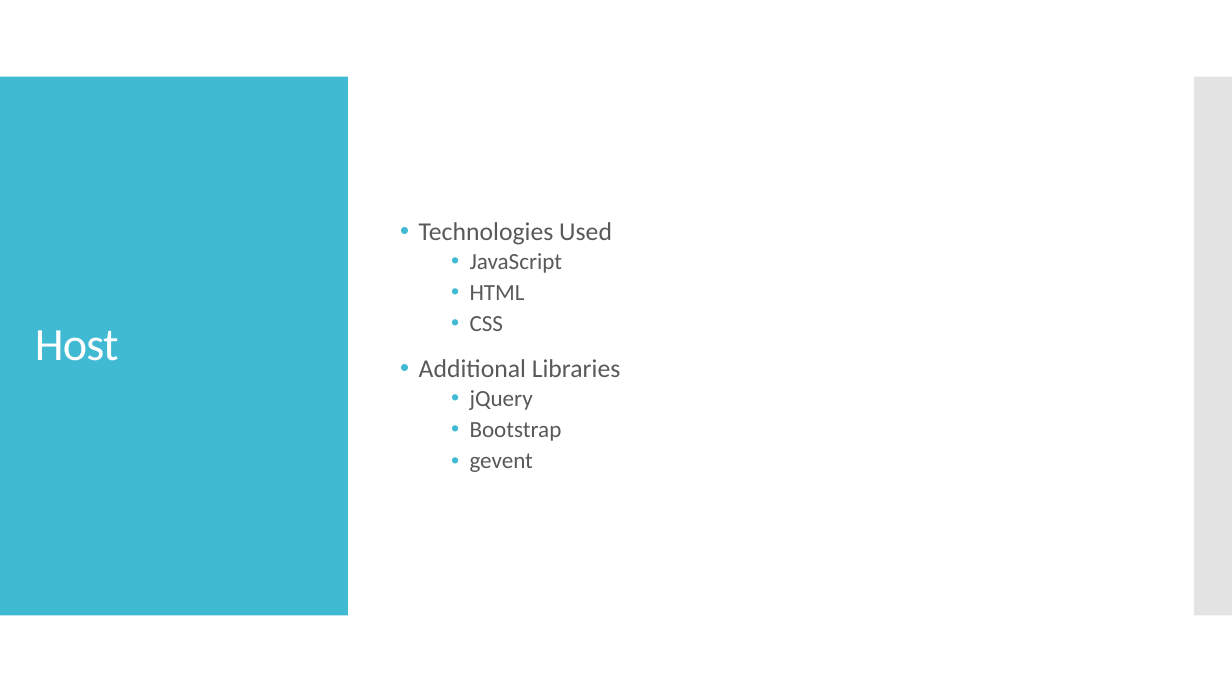
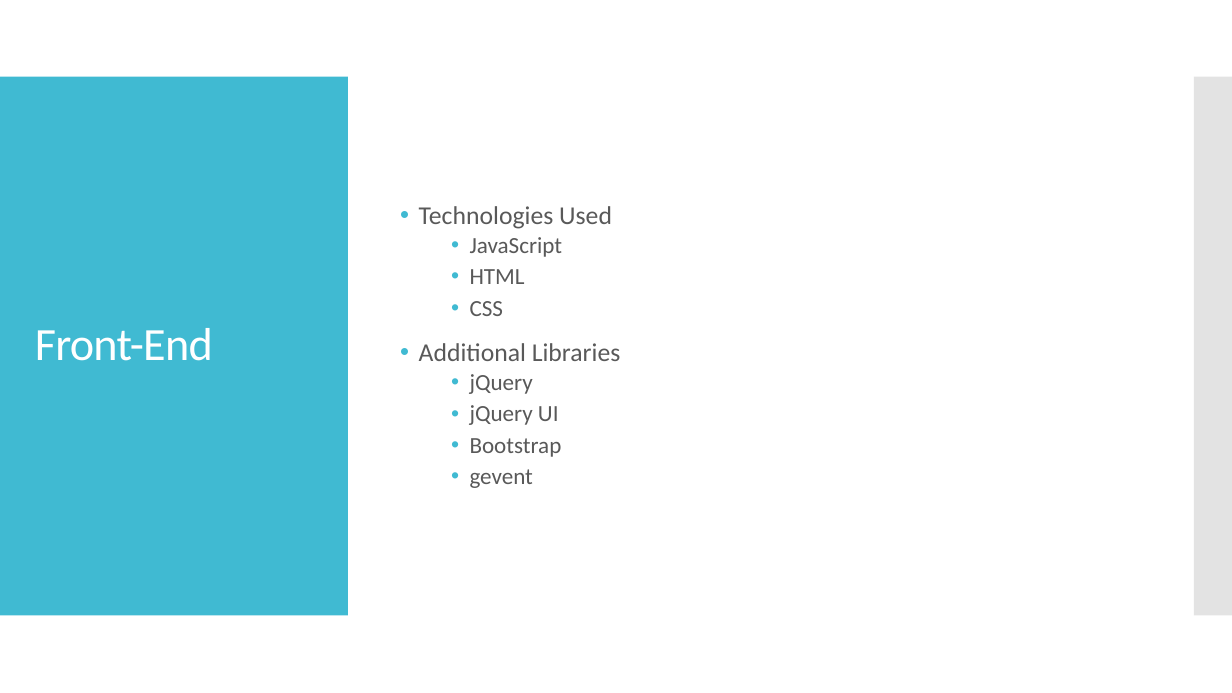
Before and after one commit to dhardin/Finite-State-Machine-Online, a slide deck: slide 8 of Presentation.pptx. Drawn at 1232x693 pixels with LibreOffice and Linux fonts; fonts in the diff are those of the drawing. Boxes give left, top, right and bottom in pixels: in the first picture for what was removed or moved away, otherwise in the second. Text is boxed around its words. In the diff, an @@ line names an element or a change of style, - is before the commit and + after.

```diff
--- a/Presentation.pptx
+++ b/Presentation.pptx
@@ title at <box>35,328,213,361</box>: text changed @@
-Host
+Front-End
@@ text at <box>470,405,559,425</box>: paragraph added @@
+  • jQuery UI
```
Also in this commit, not shown: 7 other slides changed, 4 other files.
